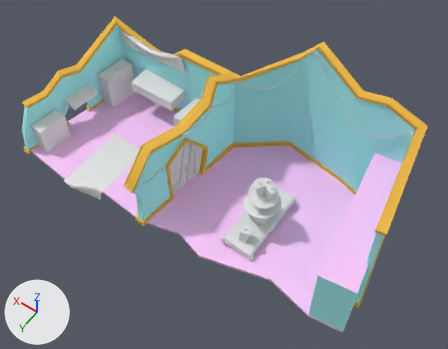
What one commit did to the FBX model Assets/Art/Environment/Birthday_Puzzle.FBX.
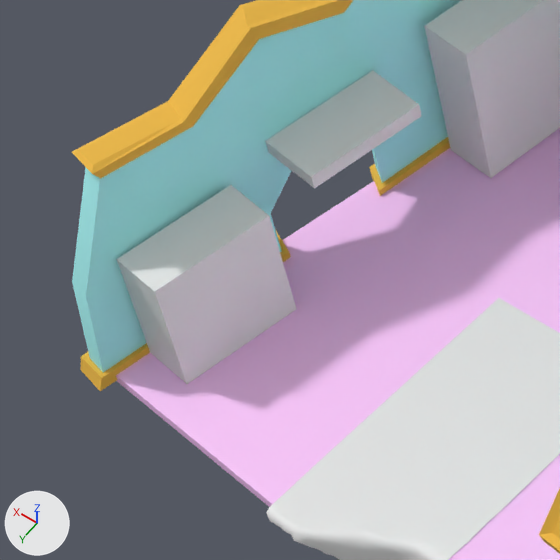
Each version appears first whole from a 50 mm camera at (-54.4, 29.5, 65.5) aimed at (-27.3, -8.4, 6.0), and next in a close-up on the part from 1% to 29% of the width and 20% to 55% of the height. Lighting does not change. The marker at lower left points along +X, +Y and +Z. Where no turn or scale is listed for an object, it has been applied to the vertices.

The first close-up shows 'Alfombra', 'ParedPuerta', 'Paredes', 'Regalo Plataforma_2', 'Regalo Plataforma_3', 'Regalo Plataforma_4', 'Suelo'.
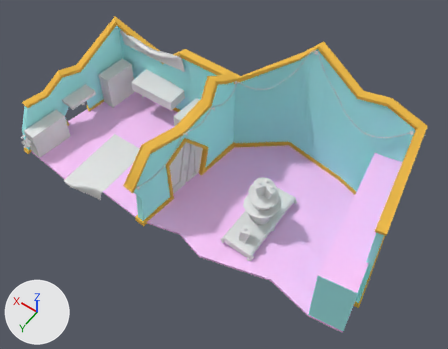
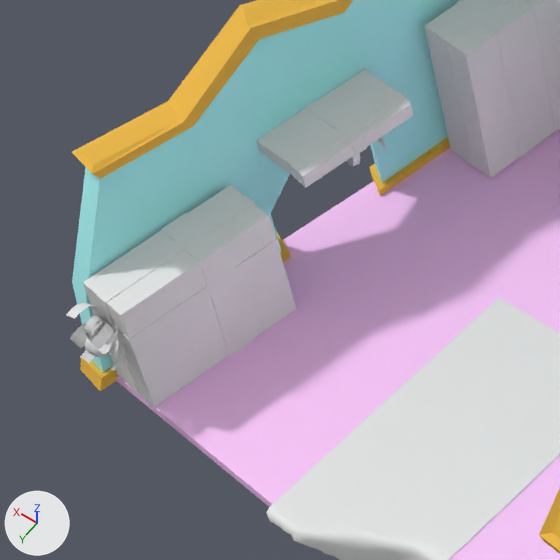
Where the newer file only moved an object's origin or applied its transform, the numbers keep the older frame.

Where the change shows, as pixel boxes (x1, y1, x2, y2) in the close-ups (560 x 560 px):
'Regalo Plataforma_4', reshaped, rescaled, turned
    before: (117, 185, 296, 384)
    after: (66, 185, 296, 408)
'Regalo Plataforma_3', reshaped, moved, rescaled, turned
    before: (265, 71, 422, 188)
    after: (256, 69, 413, 188)

What the commit changed:
me_mesh_017 is used by ob_regalo_plataforma_4; location (-2.25, -3.09, 0.37); rotation (0.0, 0.0, -0.136), in degrees (0, 0, -7.8); scale (0.01, 0.01, 0.00731).
me_mesh_017 had 8 vertices, 6 faces and spanned x -92.0..92.0, y -205.0..205.0, z 0.0..564.0.
me_mesh_017 now has 600 vertices, 486 faces and spans x -121.0..139.0, y -218.0..438.0, z -2.0..430.0.
me_mesh_017 part 2: 8 vertices removed from x -92.0..92.0, y -205.0..205.0, z 0.0..564.0; 600 vertices added at x -121.0..139.0, y -218.0..438.0, z -2.0..430.0.
me_mesh_016 is used by ob_regalo_plataforma_3; location (-2.99, -8.7, 4.56); rotation (0.0, 0.0, -0.127), in degrees (0, 0, -7.3); scale (0.01, 0.01, 0.00731).
me_mesh_016 had 8 vertices, 6 faces and spanned x -108.0..108.0, y -205.0..205.0, z 0.0..67.0.
me_mesh_016 now has 304 vertices, 246 faces and spans x -133.0..133.0, y -217.0..217.0, z -90.0..51.0.
me_mesh_016 part 1: 8 vertices removed from x -108.0..108.0, y -205.0..205.0, z 0.0..67.0; 304 vertices added at x -133.0..133.0, y -217.0..217.0, z -90.0..51.0.
Object 'Regalo Plataforma_4' (ob_regalo_plataforma_4) turns from (0, 0, -7.8) to (0, 0, 0) degrees about x, y and z.
Object 'Regalo Plataforma_4' (ob_regalo_plataforma_4) is rescaled from (0.01, 0.01, 0.00731) to (0.01, 0.01, 0.01).
Object 'Regalo Plataforma_3' (ob_regalo_plataforma_3) turns from (0, 0, -7.3) to (0, 0, 0) degrees about x, y and z.
Object 'Regalo Plataforma_3' (ob_regalo_plataforma_3) moves from (-2.99, -8.7, 4.56) to (-2.94, -8.43, 4.78).
Object 'Regalo Plataforma_3' (ob_regalo_plataforma_3) is rescaled from (0.01, 0.01, 0.00731) to (0.01, 0.01, 0.01).
